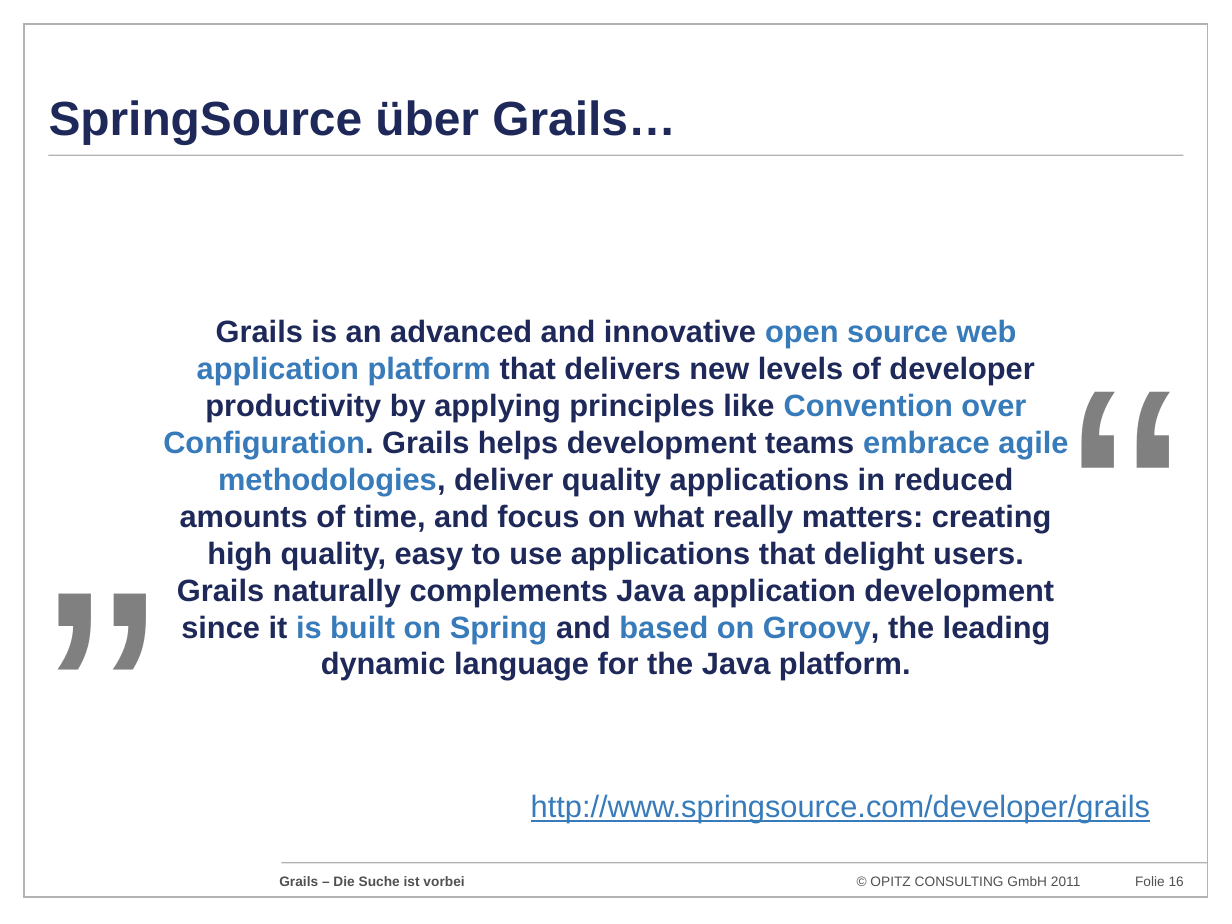
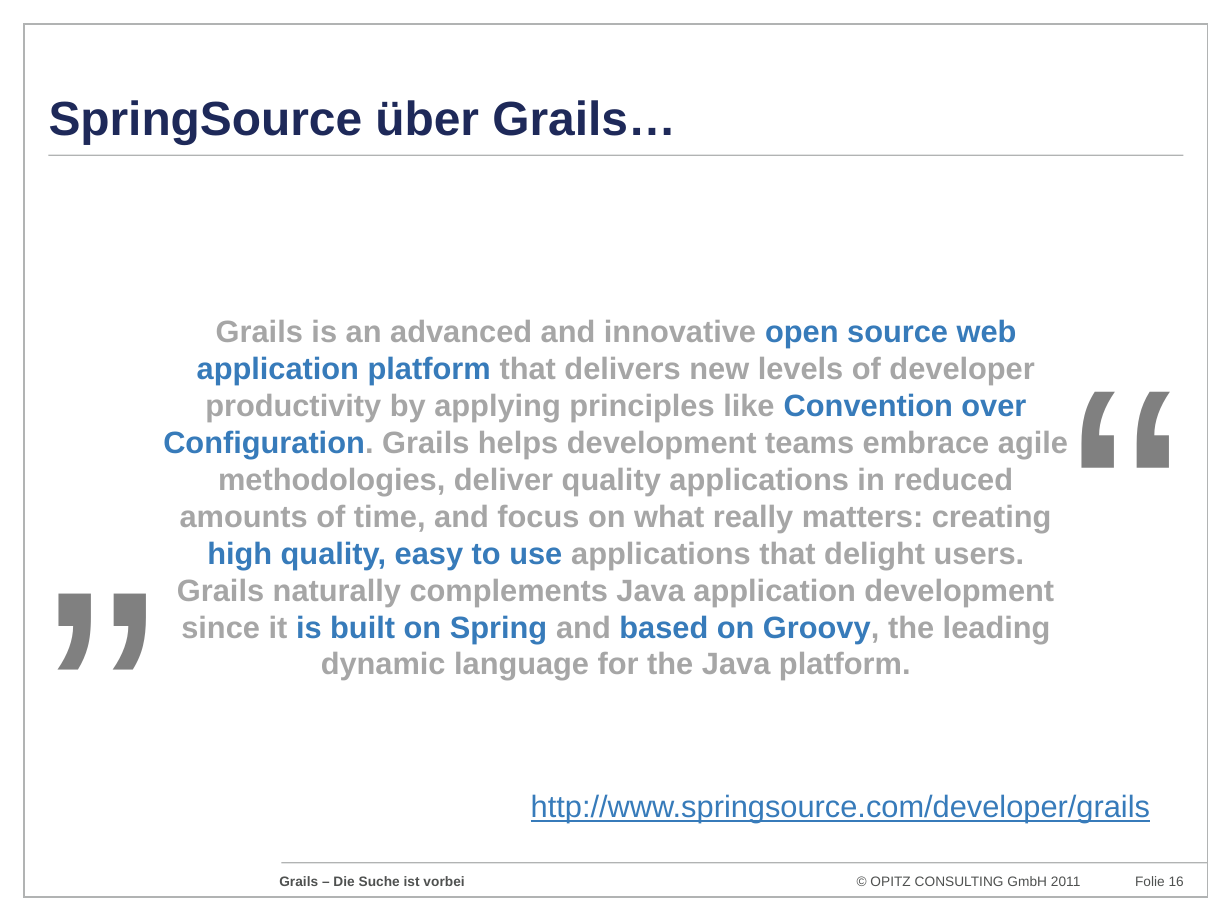
Before and after one commit to codescape/presentations, a slide deck: slide 16 of grails-die-suche-ist-vorbei/grails-doagkonferenz-2011.pptx. Drawn at 1232x924 pixels with LibreOffice and Linux fonts; fonts in the diff are those of the drawing; background and template pictures are left out. Boxes give left, top, right and bottom in pixels: in the first picture for what was removed or moved away, otherwise in the second. Text is boxed around its words. In the diff, an @@ line names an element or a change of style, - is before the commit and + after.

```diff
--- a/grails-die-suche-ist-vorbei/grails-doagkonferenz-2011.pptx
+++ b/grails-die-suche-ist-vorbei/grails-doagkonferenz-2011.pptx
@@ text "Grails is an advanced and ..." at [163, 319, 1068, 680]: text colour #1E2959 to #A6A6A6 in "Grails is an advanced and innovative that ..."; text colour #377BBA to #A6A6A6 in "embrace agile methodologies,"; text colour #1E2959 to #377BBA in "high quality, easy to use" @@
```
Also in this commit, not shown: 12 other slides changed.
